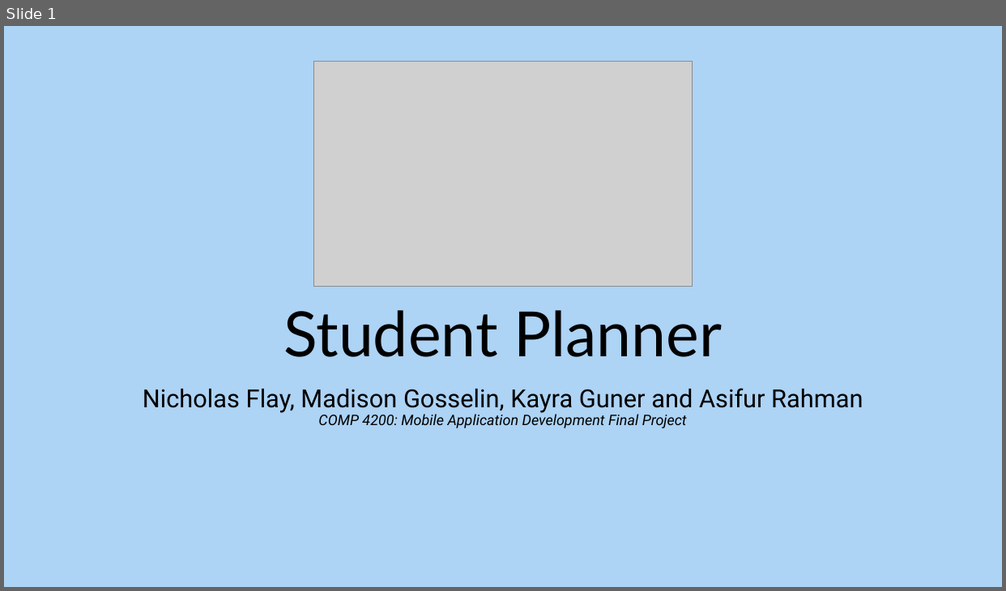
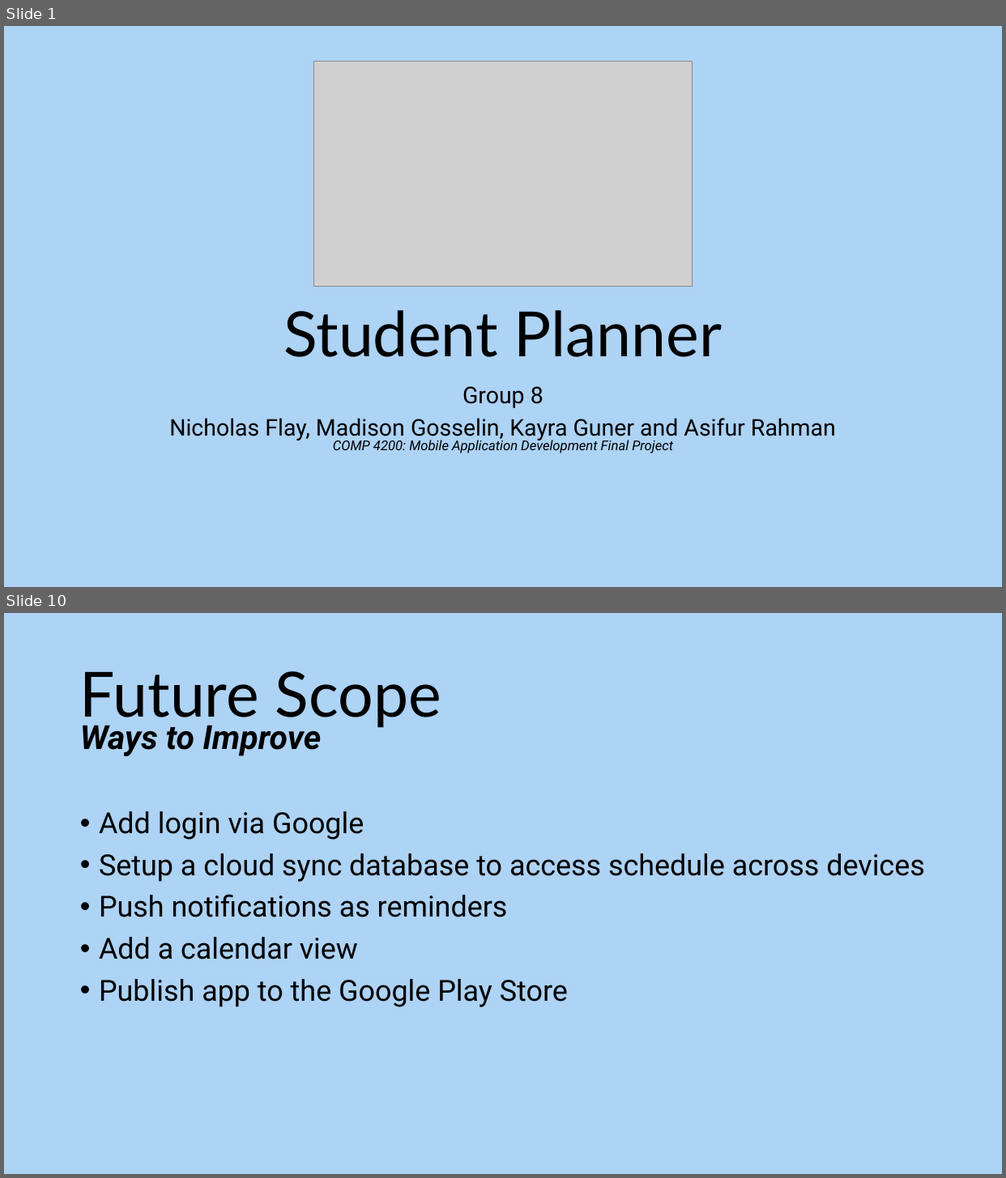
Before and after one commit to MadisonGosselin/COMP4200_StudentPlanner, a slide deck: COMP4200_FinalPresentation.pptx. Shown one above the other, each under a label of ours: slide 1 before the commit, slides 1 and 10 after it; the slides between them are not shown. The pictures are 1006x591 and 1006x1178 pixels, drawn with LibreOffice and Linux fonts; fonts in the diff are those of the drawing; grey boxes stand for pictures. Boxes give left, top, right and bottom in pixels: in the first picture for what was removed or moved away, otherwise in the second. Text is boxed around its words. In the diff, an @@ line names an element or a change of style, - is before the commit and + after.

Commit message:
Add files via upload
Slide text and images added as per requirements.

```diff
--- a/COMP4200_FinalPresentation.pptx
+++ b/COMP4200_FinalPresentation.pptx
@@ slide 10 added at [4,613,1002,1174], background #ADD3F5 @@
@@ title added at [80,671,441,728], 60 pt, text #000000 @@
+Future Scope
@@ text added at [80,725,924,1007], 28 pt, text #000000 @@
+Ways to Improve
+• Add login via Google
+• Setup a cloud sync database to access schedule across devices
+• Push notifications as reminders
+• Add a calendar view
+• Publish app to the Google Play Store
@@ slide 1 changed as well @@
@@ subtitle at [462,386,543,408]: paragraph added @@
+Group 8
@@ subtitle at [169,418,836,454]: size 24 to 22.2 pt in "Nicholas Flay, Madison Gosselin, Kayra Guner and ..."; size 14 to 12.9 pt in "COMP 4200: Mobile Application Development Final Project"; line spacing 0.9 to 0.8 @@
```
Also in this commit, not shown: 8 other slides added, 5 slides removed.
